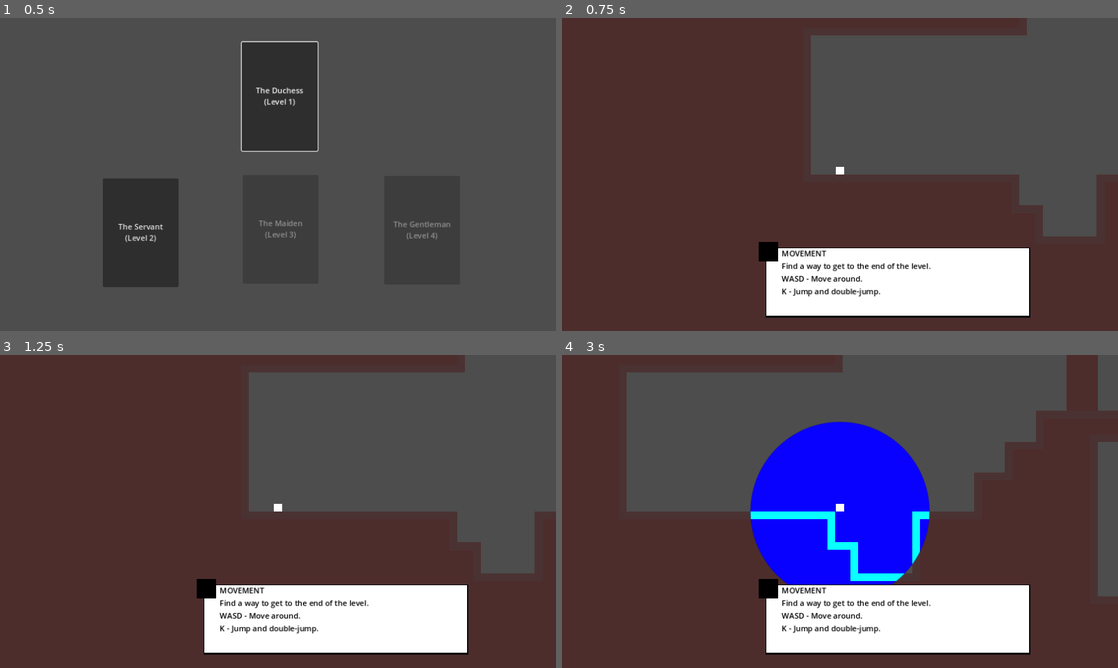
Above: before the commit, frames 1-4 (two rows, left to right).
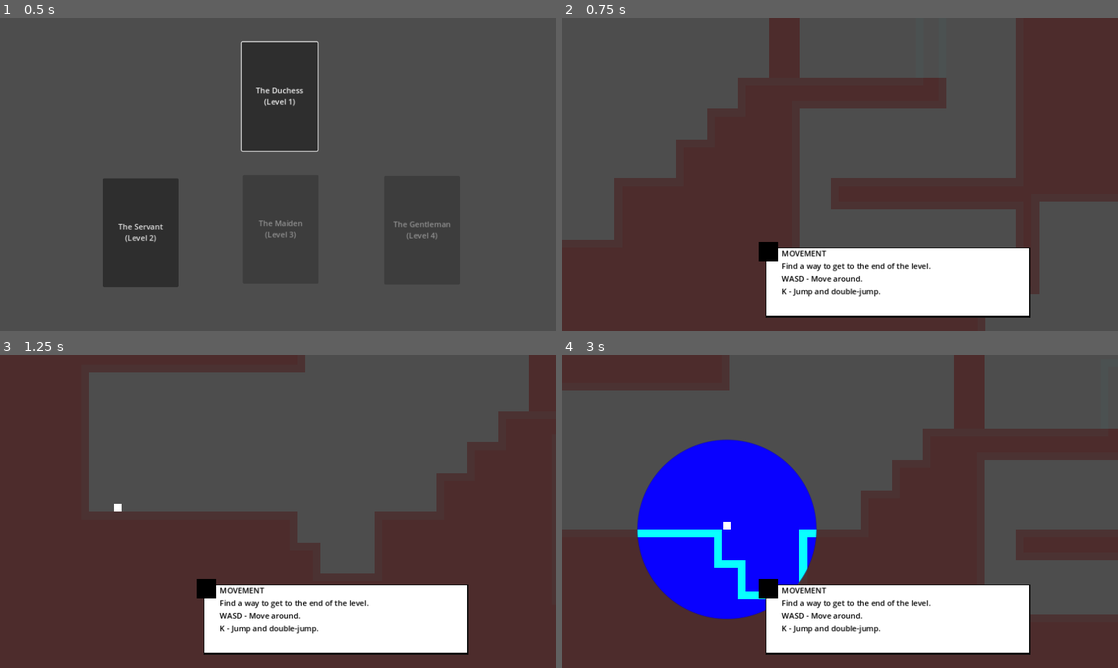
Above: after the commit, the same moments.

Repository: gogwilt/secrets-game-jam
Game: Godot game, scene res://main.tscn
Same seed, same stepped clock (60 frames per second), same inputs: the game is played once before the commit and once after it.
Inputs:
- Up to frame 1 (0.5 s): no input
- Up to frame 2 (0.75 s): click "The Duchess (Level 1)" at 0.5 s
- Up to frame 3 (1.25 s): no input
- Up to frame 4 (3 s): hold Z (swap_layers) 1.28-2.03 s; hold D (move_right) 1.28-2.78 s; tap Space (jump) at 1.52, 2.27 s; tap Z (swap_layers) at 2.1 s; hold A (move_left) from 2.78 s (still down); hold Z (swap_layers) from 2.78 s (still down)

Frame 1 is identical in both runs. In frame 2, 44% of the frame differs, in the area x 0-100%, y 0-100%; in frame 3, 25%; in frame 4, 44%, in the area x 0-100%, y 0-85%.

Commit message:
Camera update and bugfixes

Diff:
--- a/concepts/level_player.gd
+++ b/concepts/level_player.gd
@@ -13,6 +13,7 @@
 	var level: BaseLevel = level_scene.instantiate()
 	%LevelContainer.add_child(level)
 	level.connect("level_completed", _on_level_completed)
+	%PortalLight.texture_scale = 0
 
 func _on_level_completed() -> void:
 	level_completed.emit()
--- a/concepts/level_player.tscn
+++ b/concepts/level_player.tscn
@@ -85,9 +85,11 @@
 }
 
 [node name="Player" parent="." groups=["player"] instance=ExtResource("3_tcu1j")]
-position = Vector2(-26, -3)
+position = Vector2(1344, -9)
 
 [node name="Camera2D" type="Camera2D" parent="Player"]
+position = Vector2(279, 0)
+position_smoothing_enabled = true
 
 [node name="PortalLight" type="PointLight2D" parent="Player"]
 unique_name_in_owner = true
--- a/concepts/levels/base_level.gd
+++ b/concepts/levels/base_level.gd
@@ -10,6 +10,7 @@
 	var player: Player = get_tree().get_first_node_in_group("player")
 	if player and player_start_position:
 		player.position = player_start_position.position
+		player.velocity = Vector2.ZERO
 	if level_end_area:
 		# Player is on layer 3, so it doesn't interfere with dimension switch collision detection
 		level_end_area.set_collision_mask_value(3, true)
--- a/main.gd
+++ b/main.gd
@@ -31,14 +31,22 @@
 	$PauseMenu.visible = false
 
 func _on_level_select_menu_level_selected(level_name: String) -> void:
-	unpause()
 	add_child(level_player)
 	level_player.load_level(level_name)
 	current_level_name = level_name
 	level_player.connect("level_completed", _on_level_completed)
+
+	# Bug fix: await then unpause, because _on_level_completed will likely fire.
+	# Without this, if you complete the level and then play it again, it will
+	# be paused and the level complete menu will be showing.
+	await get_tree().process_frame
+	unpause()
+	$LevelCompleteMenu.visible = false
+
 	$LevelSelectMenu.visible = false
 
 func go_to_main_menu() -> void:
+	unpause()
 	remove_child(level_player)
 	$LevelCompleteMenu.visible = false
 	$PauseMenu.visible = false
Not shown, changed: devlog.md
